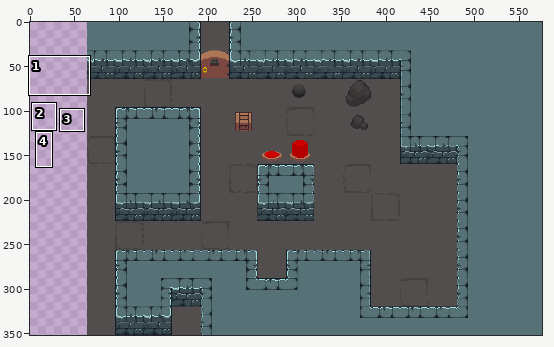
Pixel-art file, stored at Aseprite/Tileset.aseprite. The first picture is a wide view before the edit; the outline marks the close-up.
Close-up. Before the edit:
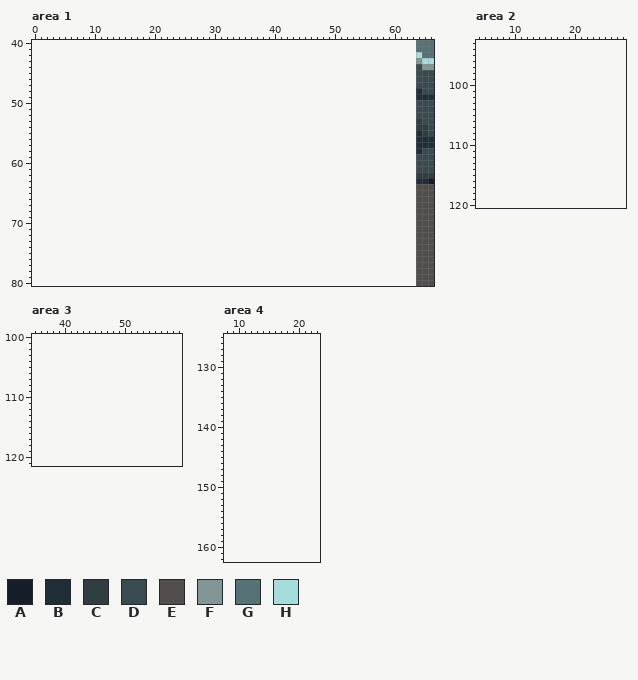
512x352 pixels, 1 frame. Shown: area 1: x 0..66, y 40..80; area 2: x 4..28, y 93..120; area 3: x 35..59, y 100..121; area 4: x 8..23, y 125..162. The old version is drawn lined up with the new one, on the new canvas.
Visible layers, top first: "Layer 1", "Layer 3".
Palette (. is transparent): A #151d28  B #202e37  C #303e42  D #394a50  E #524e4e  F #819796  G #577277  H #a4dddb
Pixels before, area 1 (only the part around the change), first column x 0:
40 ................................................................GGG
41 ................................................................GGG
42 ................................................................HGG
43 ................................................................FHH
44 ................................................................DFF
45 ................................................................DDD
46 ................................................................DDD
47 ................................................................DDD
48 ................................................................BDD
49 ................................................................BBB
50 ................................................................DDD
51 ................................................................DDD
52 ................................................................DDD
53 ................................................................CDD
54 ................................................................CCD
55 ................................................................BCD
56 ................................................................BBB
57 ................................................................BBB
58 ................................................................BDD
59 ................................................................DDD
60 ................................................................DDD
61 ................................................................DDD
62 ................................................................CCC
63 ................................................................BBA
64 ................................................................EEE
65 ................................................................EEE
66 ................................................................EEE
67 ................................................................EEE
68 ................................................................EEE
69 ................................................................EEE
70 ................................................................EEE
71 ................................................................EEE
72 ................................................................EEE
73 ................................................................EEE
74 ................................................................EEE
75 ................................................................EEE
76 ................................................................EEE
77 ................................................................EEE
78 ................................................................EEE
79 ................................................................EEE
80 ................................................................EEE
New version:
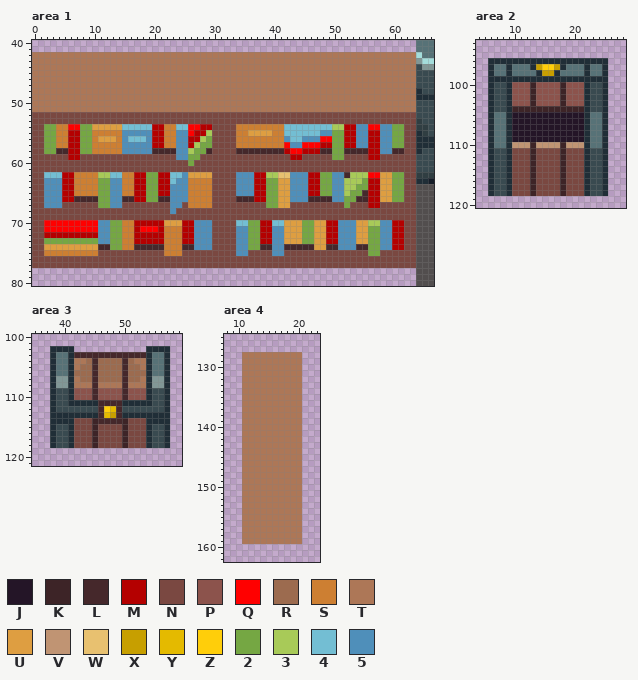
Colours new in this view: J #241527  K #3d2427  L #45282b  M #b40000  N #7a4841  P #8c534c  Q #ff0000  R #9c6b4f  S #cd7f32  T #ad7757  U #de9e41  V #c09473  W #e8c170  X #c79f00  Y #e4ba00  Z #ffce0a  2 #75a743  3 #a8ca58  4 #73bed3  5 #4f8fba
Diff:
canvas 512x352 -> 576x352, the old top-left corner now at 64,0
Changed rows in their new state; - is an unchanged pixel.
Area 1:
first column x 0:
42 TTTTTTTTTTTTTTTTTTTTTTTTTTTTTTTTTTTTTTTTTTTTTTTTTTTTTTTTTTTTTTTT
43 TTTTTTTTTTTTTTTTTTTTTTTTTTTTTTTTTTTTTTTTTTTTTTTTTTTTTTTTTTTTTTTT
44 TTTTTTTTTTTTTTTTTTTTTTTTTTTTTTTTTTTTTTTTTTTTTTTTTTTTTTTTTTTTTTTT
45 TTTTTTTTTTTTTTTTTTTTTTTTTTTTTTTTTTTTTTTTTTTTTTTTTTTTTTTTTTTTTTTT
46 TTTTTTTTTTTTTTTTTTTTTTTTTTTTTTTTTTTTTTTTTTTTTTTTTTTTTTTTTTTTTTTT
47 TTTTTTTTTTTTTTTTTTTTTTTTTTTTTTTTTTTTTTTTTTTTTTTTTTTTTTTTTTTTTTTT
48 TTTTTTTTTTTTTTTTTTTTTTTTTTTTTTTTTTTTTTTTTTTTTTTTTTTTTTTTTTTTTTTT
49 TTTTTTTTTTTTTTTTTTTTTTTTTTTTTTTTTTTTTTTTTTTTTTTTTTTTTTTTTTTTTTTT
50 TTTTTTTTTTTTTTTTTTTTTTTTTTTTTTTTTTTTTTTTTTTTTTTTTTTTTTTTTTTTTTTT
51 TTTTTTTTTTTTTTTTTTTTTTTTTTTTTTTTTTTTTTTTTTTTTTTTTTTTTTTTTTTTTTTT
52 NNNNNNNNNNNNNNNNNNNNNNNNNNNNNNNNNNNNNNNNNNNNNNNNNNNNNNNNNNNNNNNN
53 NNNNNNNNNNNNNNNNNNNNNNNNNNNNNNNNNNNNNNNNNNNNNNNNNNNNNNNNNNNNNNNN
54 NN22SSQQ22UUUUU44444MMSS44QQMMNNNNSSSSSSSS4444444433MM55QQ5522NN
55 NN22SSMM22SSSSS55555MMSS55QMM3NNNNSSUUUUSS4444445522MM55MM5522NN
56 NN22SSMM22SUUUS54445MMSS55MM32NNNNSSSSSSSS544555QQ22MM55MM5522NN
57 NN22SSMM22SSSSS55555MMSS55M322NNNNSSSSSSSSQ55QQQMM22MM55MM5522NN
58 NN22LLMM22SSSSS55555LLLL55322LNNNNLLLLLLLLMQQMMMLL22LLLLMM55LLNN
59 NNNNNNMMNNNNNNNNNNNNNNNN5522NNNNNNNNNNNNNNNMMNNNNN22NNNNMMNNNNNN
60 NNNNNNNNNNNNNNNNNNNNNNNNNN2NNNNNNNNNNNNNNNNNNNNNNNNNNNNNNNNNNNNN
61 NNNNNNNNNNNNNNNNNNNNNNNNNNNNNNNNNNNNNNNNNNNNNNNNNNNNNNNNNNNNNNNN
62 NN444MMSSSS3344SSMM22MM445UUUUNNNN555MM33WW555MM2255L333QQUU22NN
63 NN555MMSSSS2255SSMM22MM455SSSSNNNN555MM22UU555MM22553332MMUU22NN
64 NN555MMSSSS2255SSMM22MM555SSSSNNNN555MM22UU555MM22553322MMUU22NN
65 NN555MMSSSS2255SSMM22MM555SSSSNNNN555MM22UU555MM2255322LMMUU22NN
66 NN555MMLLLL2255LLMM22LL555SSSSNNNNLLLMM22UU555LLLL5522LLMMUU22NN
67 NN555NNNNNN2255NNNNNNNN55NSSSSNNNNNNNNN22UUNNNNNNNNN2NNNMMNNNNNN
68 NNNNNNNNNNNNNNNNNNNNNNN5NNNNNNNNNNNNNNNNNNNNNNNNNNNNNNNNNNNNNNNN
69 NNNNNNNNNNNNNNNNNNNNNNNNNNNNNNNNNNNNNNNNNNNNNNNNNNNNNNNNNNNNNNNN
70 NNQQQQQQQQQ5522SSMMMMMUUUMM555NNNN4422MM44UUU22UUMM555UU3355MMNN
71 NNQQQQQQQQQ5522SSMQQQMSSSMM555NNNN5522MM55UUU22UUMM555UU2255MMNN
72 NNMMMMMMMMM5522SSMMMMMSSSMM555NNNN5522MM55UUU22UUMM555UU2255MMNN
73 NN2222222225522SSMMMMMSSSMM555NNNN5522MM55UUU22UUMM555UU2255MMNN
74 NNUUUUUUUUULL22SSLLLLLSSSLL555NNNN5522LL55LLLLLUULL555LL2255MMNN
75 NNSSSSSSSSSNNNNNNNNNNNSSSNNNNNNNNN55NNNN55NNNNNNNNNNNNNN22NNNNNN
76 NNNNNNNNNNNNNNNNNNNNNNNNNNNNNNNNNNNNNNNNNNNNNNNNNNNNNNNNNNNNNNNN
77 NNNNNNNNNNNNNNNNNNNNNNNNNNNNNNNNNNNNNNNNNNNNNNNNNNNNNNNNNNNNNNNN
Area 2:
first column x 6:
 96 BBBBBBBBBBBBBBBBBBBB
 97 BGGBGGGBXZZXBGGGBGGB
 98 BGGBGGGGBXXBGGGGBGGB
 99 BBBBBBBBBBBBBBBBBBBB
100 BDDBPPPKPPPPKPPPBDDB
101 BDDBPPPKPPPPKPPPBDDB
102 BDDBPPPKPPPPKPPPBDDB
103 BDDBPPPKPPPPKPPPBDDB
104 BDDBKKKKKKKKKKKKBDDB
105 BGGBJJJJJJJJJJJJBGGB
106 BGGBJJJJJJJJJJJJBGGB
107 BGGBJJJJJJJJJJJJBGGB
108 BGGBJJJJJJJJJJJJBGGB
109 BGGBJJJJJJJJJJJJBGGB
110 BGGBVVVKVVVVKVVVBGGB
111 BDDBNNNKNNNNKNNNBDDB
112 BDDBNNNKNNNNKNNNBDDB
113 BDDBNNNKNNNNKNNNBDDB
114 BDDBNNNKNNNNKNNNBDDB
115 BDDBNNNKNNNNKNNNBDDB
116 BDDBNNNKNNNNKNNNBDDB
117 BDDBNNNKNNNNKNNNBDDB
118 BDDBNNNKNNNNKNNNBDDB
Area 3:
first column x 38:
102 BBBB------------BBBB
103 BGGBLLLLLLLLLLLLBGGB
104 BGGBTTRLRRRRLRTTBGGB
105 BGGBTRRLRRRRLRRTBGGB
106 BGGBRRRLRRRRLRRRBGGB
107 BFFBTRRLRRRRLRRTBFFB
108 BFFBTTTLTTTTLTTTBFFB
109 BDDBPPPLPPPPLPPPBDDB
110 BDDBPPPLPPPPLPPPBDDB
111 BDDBBBBBLLLLBBBBBDDB
112 BDDDDDDDLZYLDDDDDDDB
113 BBBBBBBBLYXLBBBBBBBB
114 BBBBNNNKLLLLKNNNBBBB
115 BDDBNNNKNNNNKNNNBDDB
116 BDDBNNNKNNNNKNNNBDDB
117 BDDBNNNKNNNNKNNNBDDB
118 BDDBNNNKNNNNKNNNBDDB
Area 4:
first column x 11:
128 TTTTTTTTTT
129 TTTTTTTTTT
130 TTTTTTTTTT
131 TTTTTTTTTT
132 TTTTTTTTTT
133 TTTTTTTTTT
134 TTTTTTTTTT
135 TTTTTTTTTT
136 TTTTTTTTTT
137 TTTTTTTTTT
138 TTTTTTTTTT
139 TTTTTTTTTT
140 TTTTTTTTTT
141 TTTTTTTTTT
142 TTTTTTTTTT
143 TTTTTTTTTT
144 TTTTTTTTTT
145 TTTTTTTTTT
146 TTTTTTTTTT
147 TTTTTTTTTT
148 TTTTTTTTTT
149 TTTTTTTTTT
150 TTTTTTTTTT
151 TTTTTTTTTT
152 TTTTTTTTTT
153 TTTTTTTTTT
154 TTTTTTTTTT
155 TTTTTTTTTT
156 TTTTTTTTTT
157 TTTTTTTTTT
158 TTTTTTTTTT
159 TTTTTTTTTT
